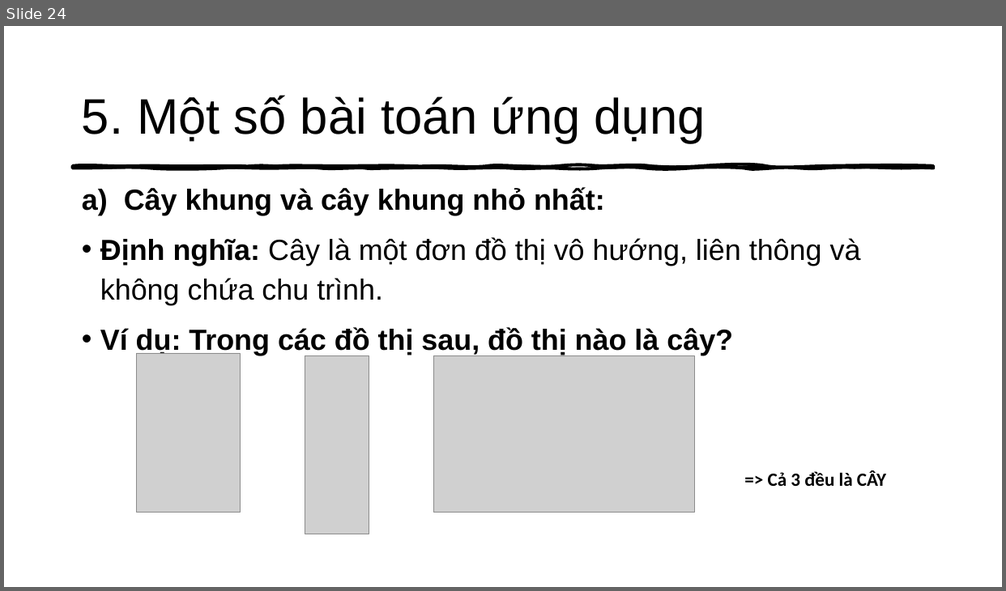
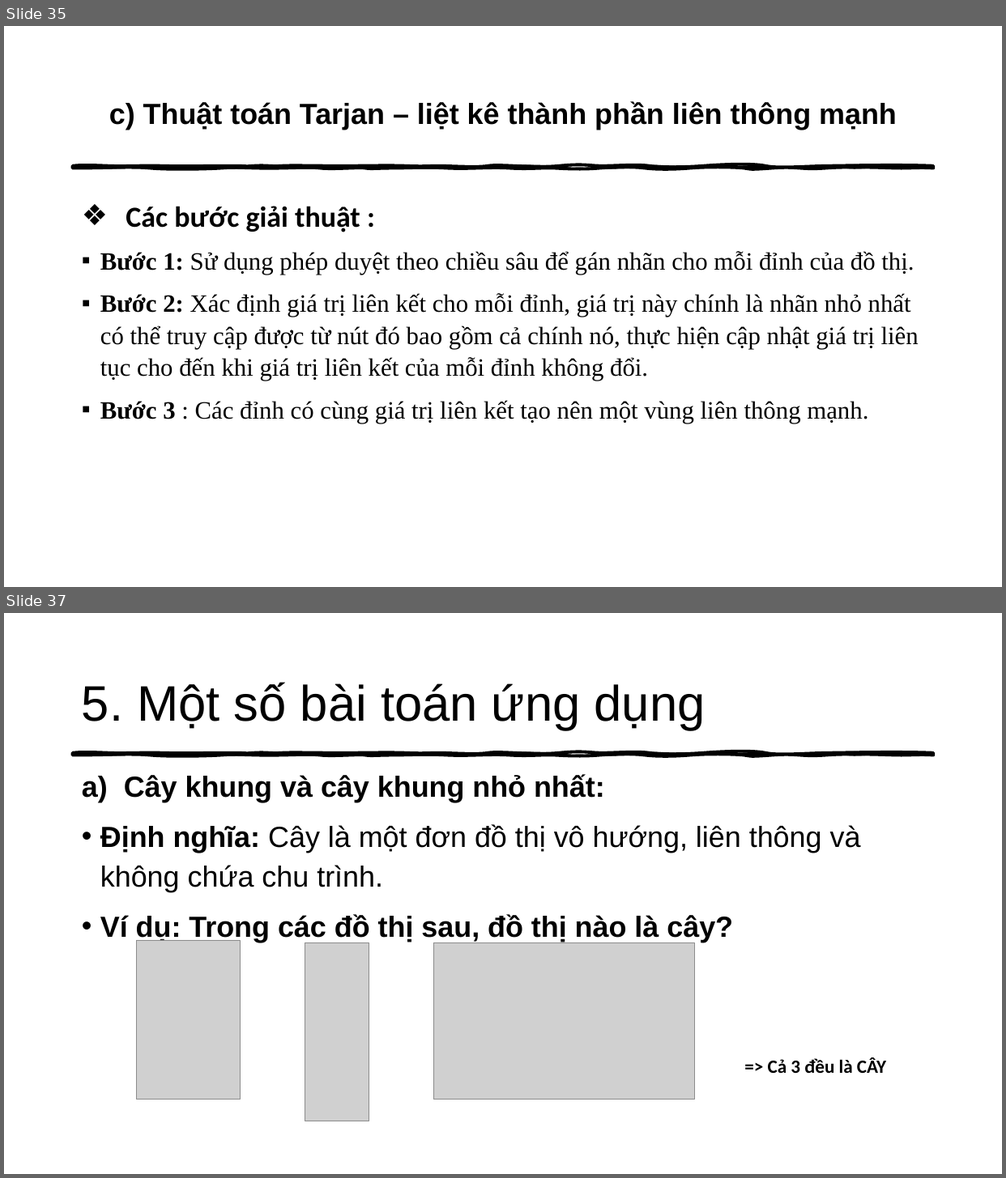
Before and after one commit to thathcmus/CTDL_GT, a slide deck: Cau_Truc_Du_Lieu_Do_Thi_Va_Ung_Dung.pptx. Shown one above the other, each under a label of ours: slide 24 before the commit, slides 35 and 37 after it; the slides between them are not shown. The pictures are 1006x591 and 1006x1178 pixels, drawn with LibreOffice and Linux fonts; fonts in the diff are those of the drawing; grey boxes stand for pictures. Boxes give left, top, right and bottom in pixels: in the first picture for what was removed or moved away, otherwise in the second. Text is boxed around its words. In the diff, an @@ line names an element or a change of style, - is before the commit and + after.

```diff
--- a/Cau_Truc_Du_Lieu_Do_Thi_Va_Ung_Dung.pptx
+++ b/Cau_Truc_Du_Lieu_Do_Thi_Va_Ung_Dung.pptx
@@ slide 35 added at (x1=4, y1=26, x2=1002, y2=587), background #FFFFFF; not listed: 1 template element that a slide beside it also shows @@
@@ title added at (x1=109, y1=101, x2=897, y2=130), 28 pt, text #000000, bold @@
+c) Thuật toán Tarjan – liệt kê thành phần liên thông mạnh
@@ text added at (x1=100, y1=206, x2=918, y2=424), 24 pt, text #000000 @@
+❖ Các bước giải thuật :
+▪ Bước 1: Sử dụng phép duyệt theo chiều sâu để gán nhãn cho mỗi đỉnh của đồ thị.
+▪ Bước 2: Xác định giá trị liên kết cho mỗi đỉnh, giá trị này chính là nhãn nhỏ nhất có thể truy cập được từ nút đó bao gồm cả chính nó, thực hiện cập nhật giá trị liên tục cho đến khi giá trị liên kết của mỗi đỉnh không đổi.
+▪ Bước 3 : Các đỉnh có cùng giá trị liên kết tạo nên một vùng liên thông mạnh.
@@ what was slide 24 is now slide 37 @@
```
Also in this commit, not shown: 20 slides changed, 12 other slides added, 2 other files.
